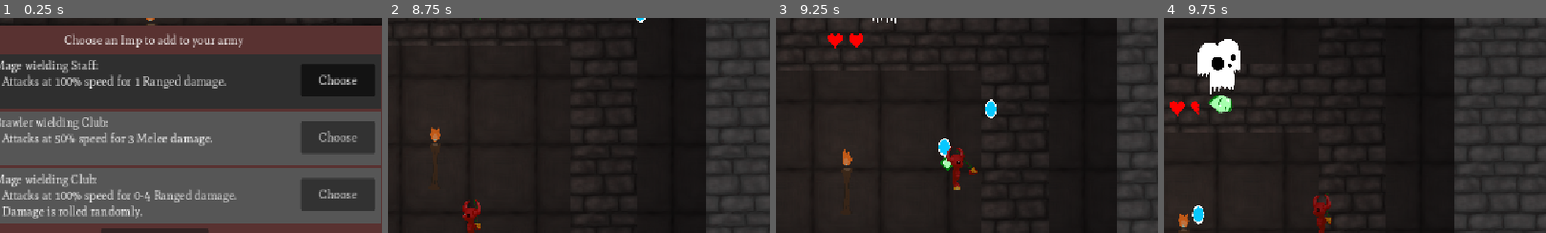
Above: before the commit, frames 1-4 (left to right).
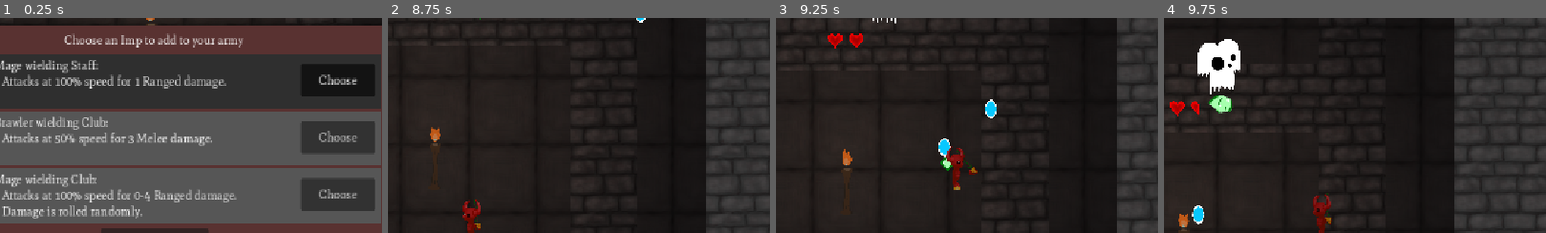
Above: after the commit, the same moments.

Repository: HoneyPony/impish-descent-future
Game: Godot game, scene res://levels/level3.tscn
Same seed, same stepped clock (60 frames per second), same inputs: the game is played once before the commit and once after it. This scene is started directly instead of the project's main scene.
Inputs (mouse positions are % of the whole screen's width and height, from its top left):
- Up to frame 1 (0.25 s): no input
- Up to frame 2 (8.75 s): click "Confirm" at 0.5 s; move the mouse to (72, 45) at 1.27 s; hold D (player_right) 1.28-2.03 s; move the mouse to (30, 55) at 2.02 s; move the mouse to (60, 28) at 2.77 s; hold D (player_right) 2.78-4.28 s; move the mouse to (45, 70) at 3.52 s; move the mouse to (80, 65) at 4.27 s; move the mouse to (20, 35) at 5.02 s; move the mouse to (55, 50) at 5.77 s; move the mouse to (35, 25) at 6.52 s; hold D (player_right) from 6.53 s (still down); move the mouse to (72, 45) at 7.27 s; move the mouse to (30, 55) at 8.02 s
- Up to frame 3 (9.25 s): move the mouse to (60, 28) at 8.77 s; release D (player_right) at 8.78 s
- Up to frame 4 (9.75 s): move the mouse to (45, 70) at 9.52 s
The pictures show only the part of the screen within x 30-80%, y 0-50%; the shares and areas given below are measured in that part.

Frames 1-2 are identical in both runs. In frame 3, 0.2% of the frame differs, in the area x 13-23%, y 8-14%; in frame 4, 0.2%.

Commit message:
Misc tweaks & fixes

Diff:
--- a/enemies/simple_ghost.gd
+++ b/enemies/simple_ghost.gd
@@ -10,8 +10,9 @@
 	fire_timer = randf_range(0, 2.3)
 
 func on_hit(body):
-	%AnimationPlayer.stop()
-	%AnimationPlayer.play("hit")
+	if %AnimationPlayer:
+		%AnimationPlayer.stop()
+		%AnimationPlayer.play("hit")
 
 func handle_simple_projectile(delta):
 	#if current_projectile != null:
--- a/players/player.gd
+++ b/players/player.gd
@@ -697,7 +697,7 @@
 
 	# Undo other changes
 	$Item/Look.show()
-	$Body.modulate = Color(1, 1, 1)
+	player_anim.modulate = Color(1, 1, 1)
 	# Back to life
 	is_dead = false
 
--- a/players/player_anim.tscn
+++ b/players/player_anim.tscn
@@ -437,7 +437,7 @@
 [node name="ik_l" type="Bone2D" parent="Node2D/Skeleton2D"]
 position = Vector2(-29, -32)
 rotation = 0.183964
-scale = Vector2(0.999858, 0.999858)
+scale = Vector2(0.999857, 0.999857)
 rest = Transform2D(1, 0, 0, 1, -29, -32)
 
 [node name="ik_r" type="Bone2D" parent="Node2D/Skeleton2D"]
Not shown: 1 places in enemies/ghost_explode.tscn that only renumber resources
Binary file changed: health/full_heart.png
Binary file changed: health/half_heart.png
Not shown, changed: health/full_heart.kra
Not shown, changed: health/full_heart.kra~
Not shown, changed: health/full_heart.png~
Not shown, changed: health/half_heart.png~
Not shown, changed: players/imp-new.kra
Not shown, changed: players/imp-new.kra~
